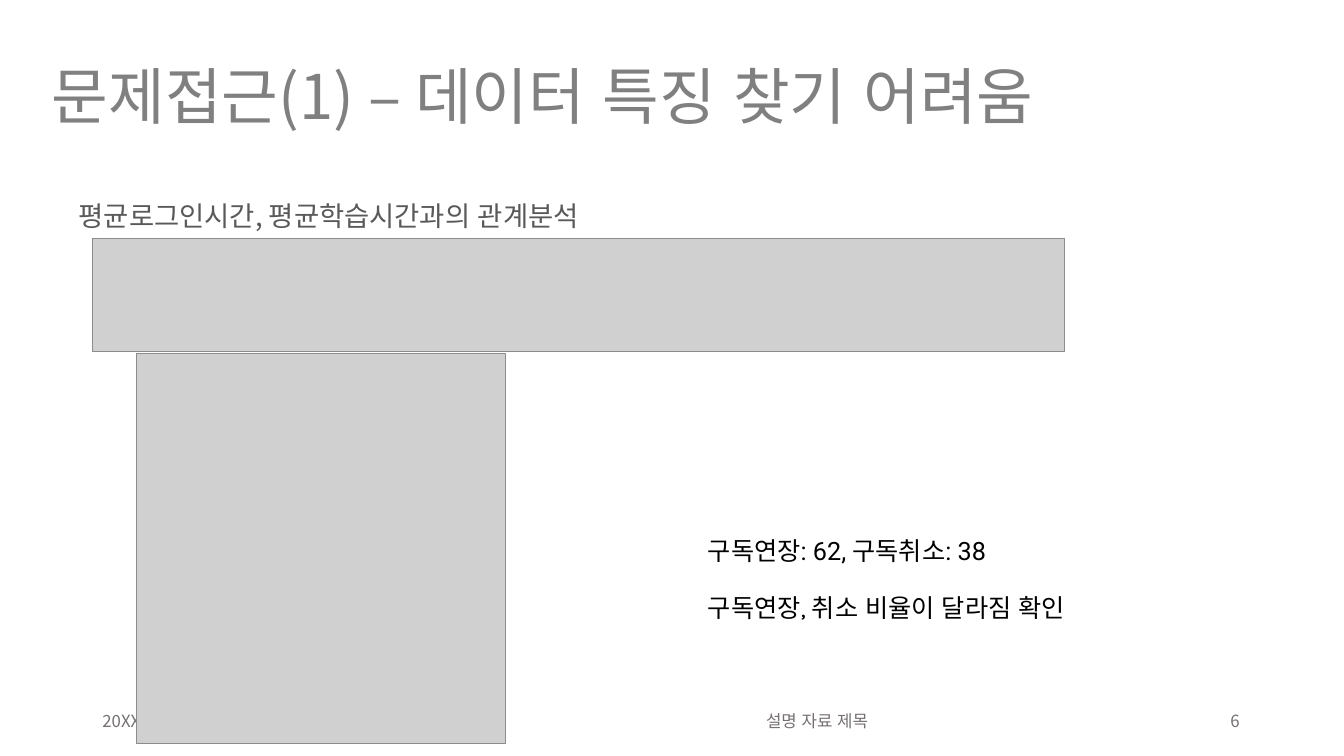
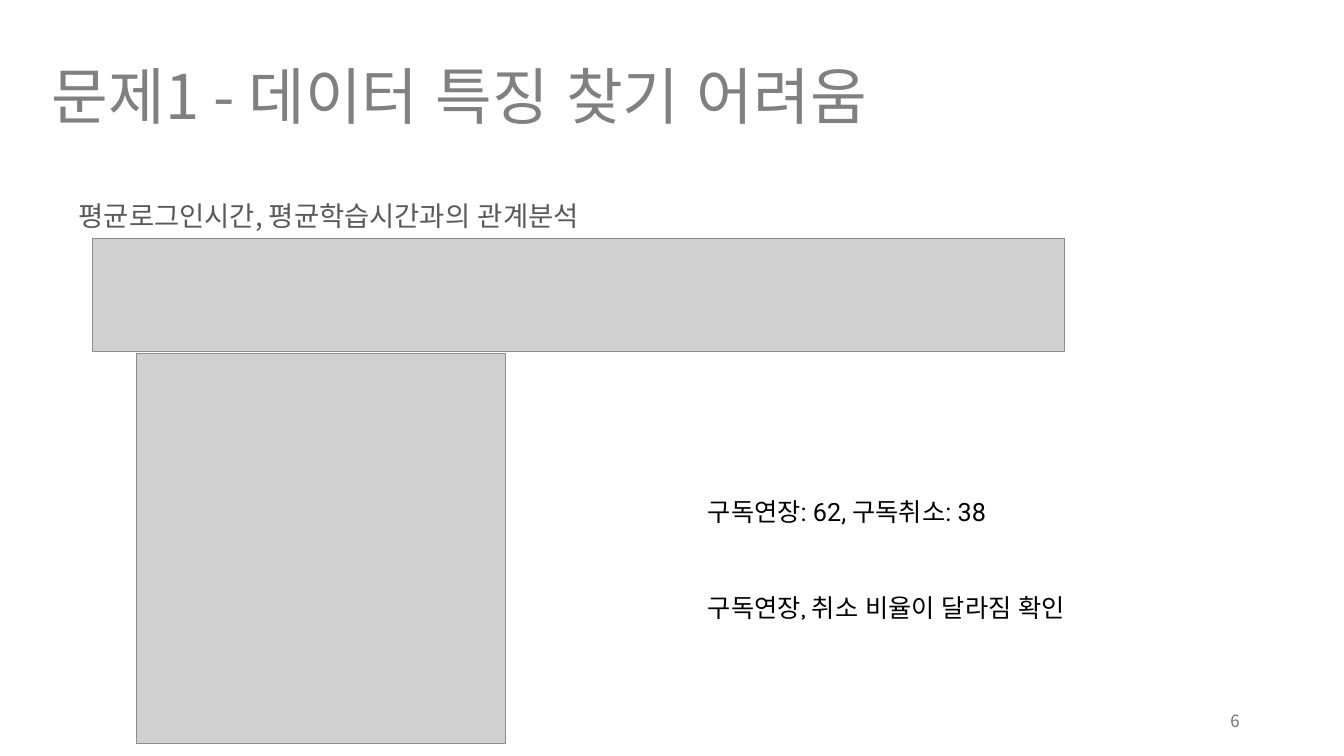
Before and after one commit to aiexplorer515/wassup_white, a slide deck: slide 6 of Project/DA_미니프로젝트.pptx. Drawn at 1344x756 pixels with LibreOffice and Linux fonts; fonts in the diff are those of the drawing; grey boxes stand for pictures. Boxes give left, top, right and bottom in pixels: in the first picture for what was removed or moved away, otherwise in the second. Text is boxed around its words. In the diff, an @@ line names an element or a change of style, - is before the commit and + after.

```diff
--- a/Project/DA_미니프로젝트.pptx
+++ b/Project/DA_미니프로젝트.pptx
@@ title at bbox=[52, 68, 867, 124]: text changed @@
-문제접근(1) – 데이터 특징 찾기 어려움
+문제1 - 데이터 특징 찾기 어려움
@@ text "구독연장: 62, 구독취소: 38": place and size @@
-text "구독연장: 62, 구독취소: 38" at bbox=[708, 539, 986, 564]
+text "구독연장: 62, 구독취소: 38" at bbox=[708, 500, 986, 525]
@@ text removed at bbox=[102, 710, 155, 732] @@
-20XX년
@@ text removed at bbox=[766, 713, 868, 729] @@
-설명 자료 제목
```
Also in this commit, not shown: 20 other slides changed.
